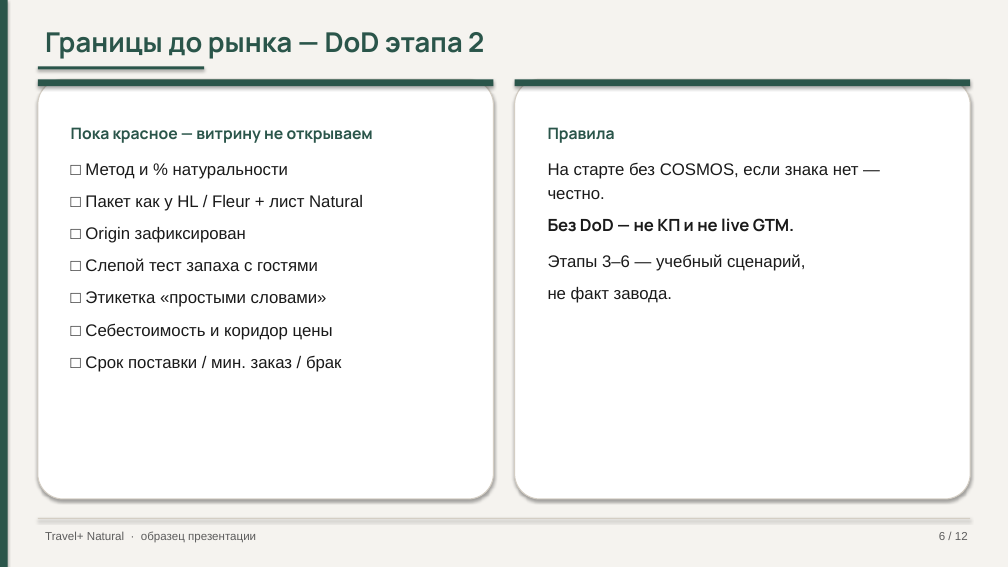
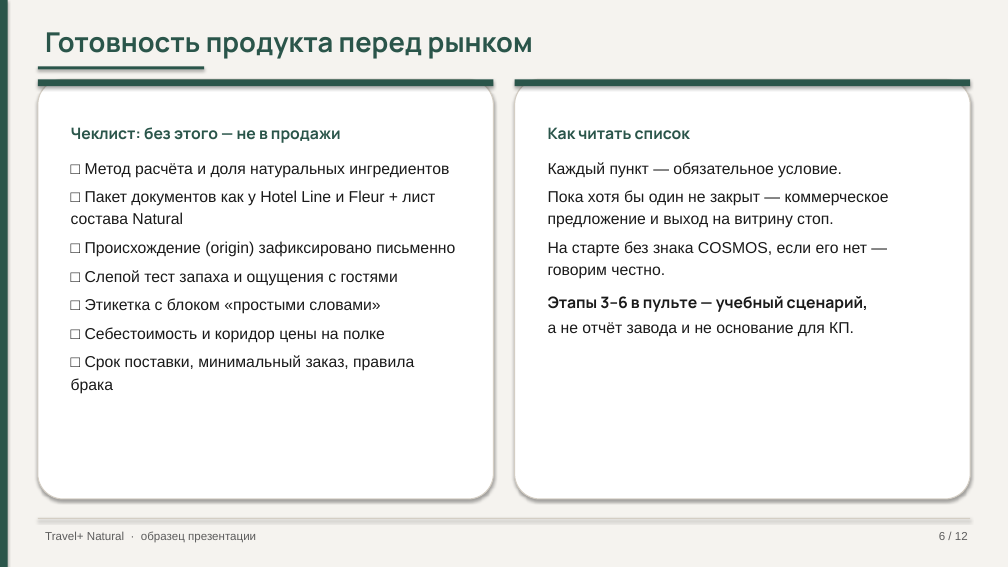
Before and after one commit to pagasbot-coder/Banya-Digital, a slide deck: slide 6 of knowledge-base/presentation-travelplus-interview.pptx. Drawn at 1008x567 pixels with LibreOffice and Linux fonts; fonts in the diff are those of the drawing. Boxes give left, top, right and bottom in pixels: in the first picture for what was removed or moved away, otherwise in the second. Text is boxed around its words. In the diff, an @@ line names an element or a change of style, - is before the commit and + after.

```diff
--- a/knowledge-base/presentation-travelplus-interview.pptx
+++ b/knowledge-base/presentation-travelplus-interview.pptx
@@ text at (x1=45, y1=32, x2=533, y2=59): text changed @@
-Границы до рынка — DoD этапа 2
+Готовность продукта перед рынком
@@ text at (x1=71, y1=127, x2=455, y2=394): text changed; size 16 to 15 pt @@
-Пока красное — витрину не открываем
-□ Метод и % натуральности
-□ Пакет как у HL / Fleur + лист Natural
-□ Origin зафиксирован
-□ Слепой тест запаха с гостями
-□ Этикетка «простыми словами»
-□ Себестоимость и коридор цены
-□ Срок поставки / мин. заказ / брак
+Чеклист: без этого — не в продажи
+□ Метод расчёта и доля натуральных ингредиентов
+□ Пакет документов как у Hotel Line и Fleur + лист состава Natural
+□ Происхождение (origin) зафиксировано письменно
+□ Слепой тест запаха и ощущения с гостями
+□ Этикетка с блоком «простыми словами»
+□ Себестоимость и коридор цены на полке
+□ Срок поставки, минимальный заказ, правила брака
@@ text at (x1=548, y1=127, x2=889, y2=336): text changed; size 16 to 15 pt @@
-Правила
-На старте без COSMOS, если знака нет — честно.
-Без DoD — не КП и не live GTM.
-Этапы 3–6 — учебный сценарий,
-не факт завода.
+Как читать список
+Каждый пункт — обязательное условие.
+Пока хотя бы один не закрыт — коммерческое предложение и выход на витрину стоп.
+На старте без знака COSMOS, если его нет — говорим честно.
+Этапы 3–6 в пульте — учебный сценарий,
+а не отчёт завода и не основание для КП.
```
Also in this commit, not shown: 8 other slides changed, 3 other files.
